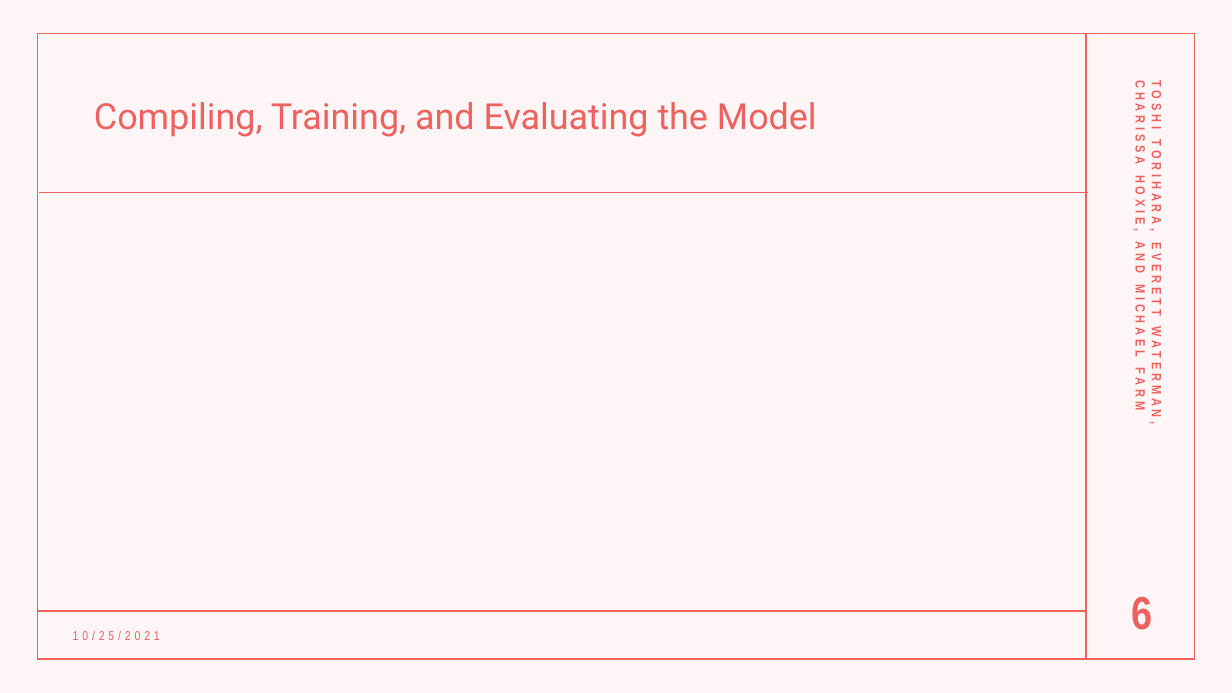
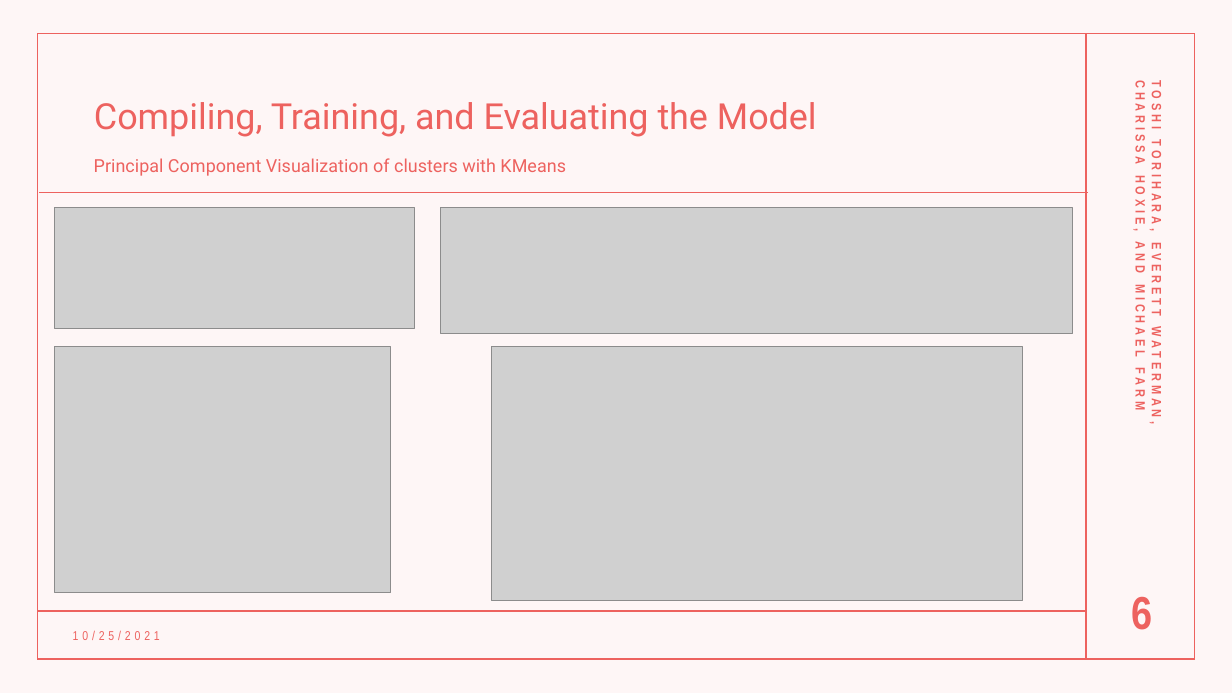
Before and after one commit to toshitorihara/Project4, a slide deck: slide 6 of mfarm/Project-4.pptx. Drawn at 1232x693 pixels with LibreOffice and Linux fonts; fonts in the diff are those of the drawing; grey boxes stand for pictures. Boxes give left, top, right and bottom in pixels: in the first picture for what was removed or moved away, otherwise in the second. Text is boxed around its words. In the diff, an @@ line names an element or a change of style, - is before the commit and + after.

```diff
--- a/mfarm/Project-4.pptx
+++ b/mfarm/Project-4.pptx
@@ text added at box(94, 158, 566, 176), 14 pt, text #ED625F @@
+Principal Component Visualization of clusters with KMeans
@@ picture added at box(55, 208, 414, 329) @@
@@ picture added at box(441, 208, 1073, 334) @@
@@ picture added at box(55, 347, 391, 593) @@
@@ picture added at box(492, 347, 1023, 601) @@
```
Also in this commit, not shown: 1 other slide changed.
